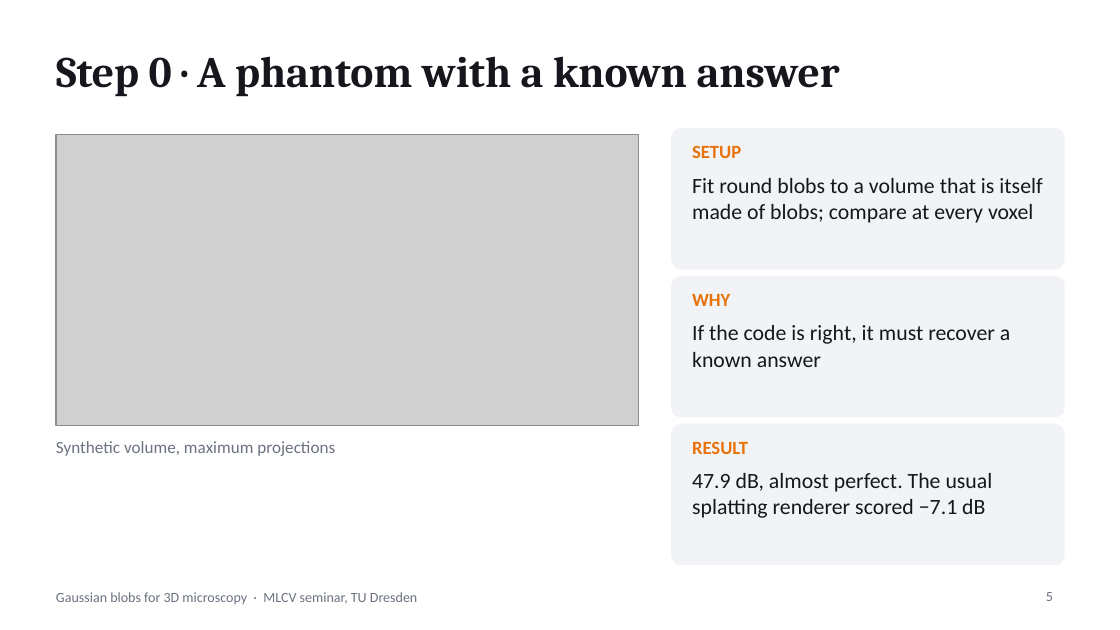
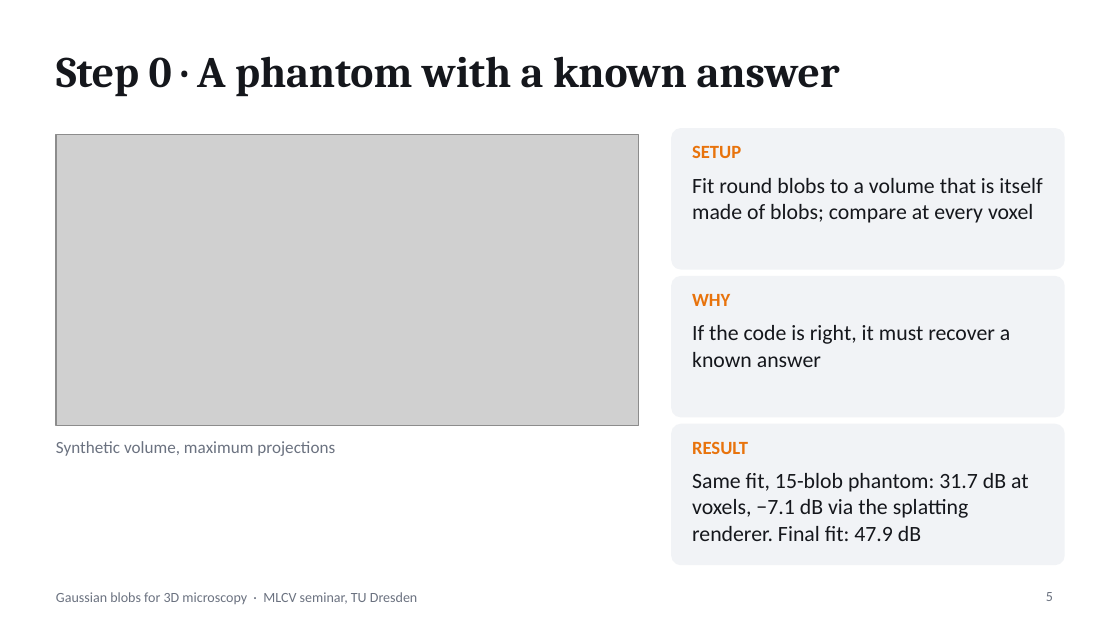
Before and after one commit to asadrizvi64/DeepLearning-Seminar-TeamProject, a slide deck: slide 5 of Gaussian_Blobs_Microscopy_v3.pptx. Drawn at 1120x630 pixels with LibreOffice and Linux fonts; fonts in the diff are those of the drawing; grey boxes stand for pictures. Boxes give left, top, right and bottom in pixels: in the first picture for what was removed or moved away, otherwise in the second. Text is boxed around its words. In the diff, an @@ line names an element or a change of style, - is before the commit and + after.

```diff
--- a/Gaussian_Blobs_Microscopy_v3.pptx
+++ b/Gaussian_Blobs_Microscopy_v3.pptx
@@ text at (692, 473, 1029, 541): text changed @@
-47.9 dB, almost perfect. The usual splatting renderer scored −7.1 dB
+Same fit, 15-blob phantom: 31.7 dB at voxels, −7.1 dB via the splatting renderer. Final fit: 47.9 dB
```
Also in this commit, not shown: 7 other slides changed, 8 other files.
